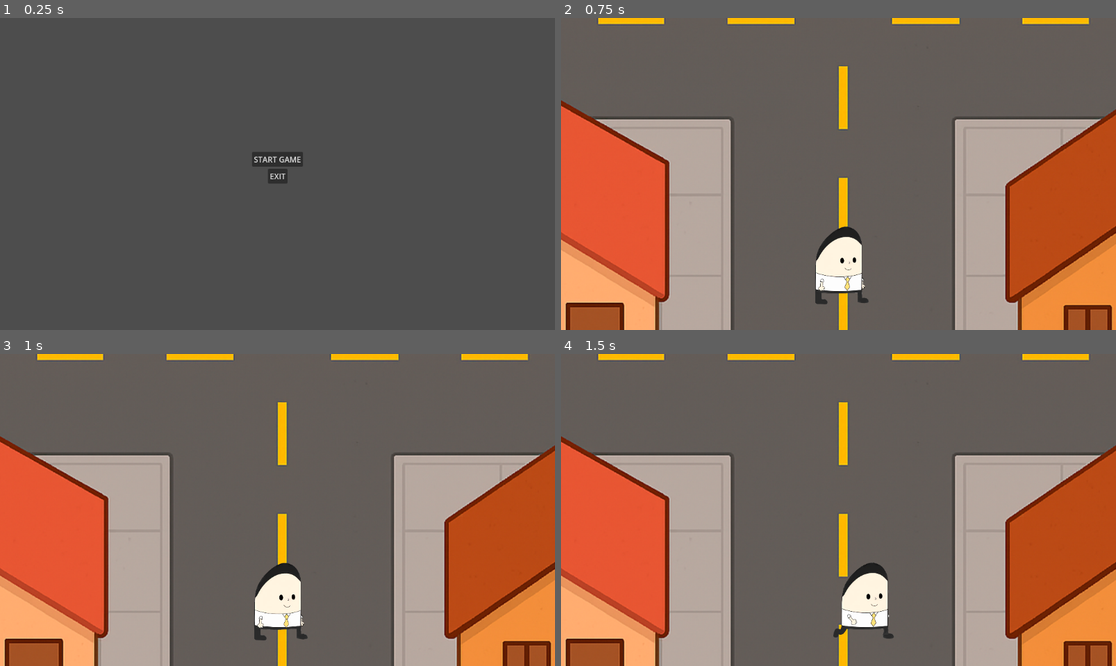
Above: before the commit, frames 1-4 (two rows, left to right).
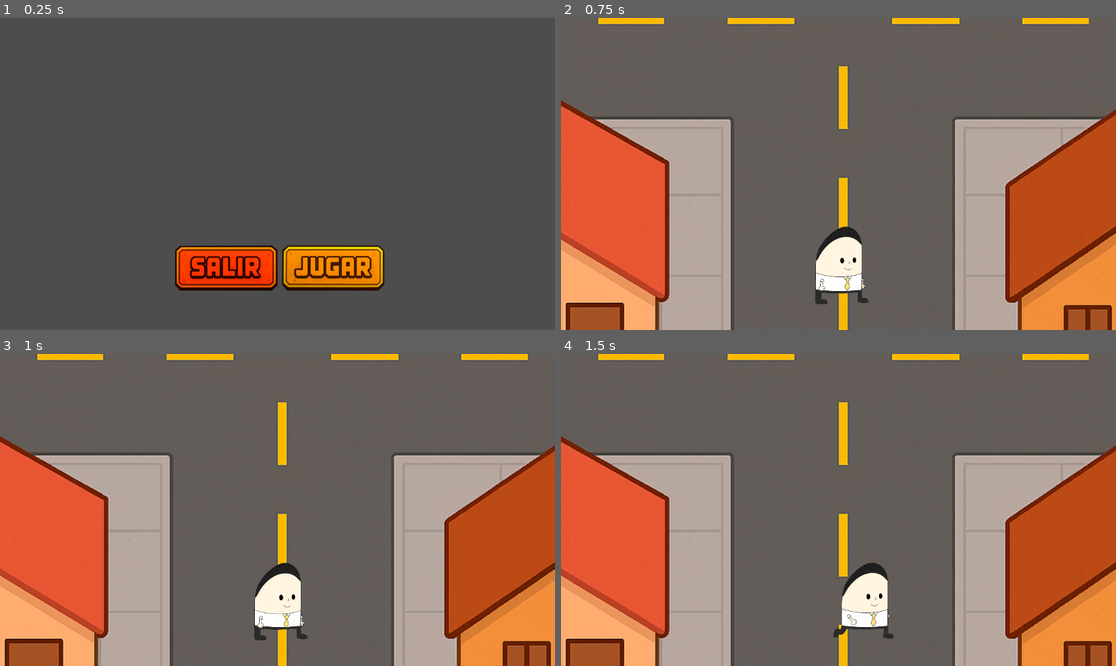
Above: after the commit, the same moments.

Repository: NicolasFMZ/Ascenso-Social-main
Game: Godot game, scene res://Scenes/menu.tscn
Two runs of this game, one before a commit and one after it. Both use one fixed random seed, a clock stepped at 60 frames per second and the inputs below. Video files are missing from this copy of the repository; at most half a second of black plays in their place.
Inputs (mouse positions are in pixels of both pictures, inside the frame that each line leads up to; where the layout moved, square brackets give the same spot in the first picture):
- Up to frame 1 (0.25 s): no input
- Up to frame 2 (0.75 s): click (894, 267) [838, 158] at 0.5 s
- Up to frame 3 (1 s): no input
- Up to frame 4 (1.5 s): tap Enter at 1.25 s; move the mouse to (960, 494) at 1.27 s; hold D (move_right) from 1.28 s (still down); click (960, 494) at 1.42 s

The runs differ from the first frame. In frame 1, 5.8% of the frame differs, in the area x 31-70%, y 42-88%; in frame 2, nothing differs; in frame 3, nothing differs; in frame 4, nothing differs.

Commit message:
Botones Menu

Diff:
--- a/Scenes/menu.tscn
+++ b/Scenes/menu.tscn
@@ -1,10 +1,12 @@
-[gd_scene load_steps=7 format=3 uid="uid://r7vt3766f7t1"]
+[gd_scene load_steps=9 format=3 uid="uid://r7vt3766f7t1"]
 
 [ext_resource type="PackedScene" uid="uid://o8ke8u2igsh0" path="res://Scenes/custom_button.tscn" id="1_1rerr"]
 [ext_resource type="Script" uid="uid://cyxfo6d66aje5" path="res://Script/menu.gd" id="1_xhh6f"]
-[ext_resource type="VideoStream" uid="uid://cjiv6t03shb2p" path="res://Assets/Sprite personaje/Ascenso-social1.ogv" id="3_cayip"]
+[ext_resource type="VideoStream" uid="uid://e1v8owugiadt" path="res://Assets/menujuego.ogv" id="2_wwsa2"]
 [ext_resource type="AudioStream" uid="uid://digtm4rm6w71j" path="res://Musica/Cancion menu.mp3" id="4_158mb"]
+[ext_resource type="Texture2D" uid="uid://cbibka7sk2613" path="res://Assets/Jugar.png" id="4_wbdvm"]
 [ext_resource type="Script" uid="uid://cu4yoycbej123" path="res://Script/music_player.gd" id="4_wwsa2"]
+[ext_resource type="Texture2D" uid="uid://be4swsjrx5fj7" path="res://Assets/Salir.png" id="5_q3rjx"]
 
 [sub_resource type="Theme" id="Theme_u4yt8"]
 MarginContainer/constants/margin_bottom = 10
@@ -31,37 +33,42 @@
 grow_vertical = 2
 size_flags_horizontal = 4
 size_flags_vertical = 6
-stream = ExtResource("3_cayip")
+stream = ExtResource("2_wwsa2")
 autoplay = true
 expand = true
 loop = true
 
 [node name="MarginContainer" type="MarginContainer" parent="."]
 layout_mode = 1
-anchors_preset = 8
+anchors_preset = 7
 anchor_left = 0.5
-anchor_top = 0.5
+anchor_top = 1.0
 anchor_right = 0.5
-anchor_bottom = 0.5
-offset_left = -79.0
-offset_top = -56.0
-offset_right = 80.0
-offset_bottom = 57.0
+anchor_bottom = 1.0
+offset_left = -221.0
+offset_top = -229.0
+offset_right = 795.0
+offset_bottom = 171.0
 grow_horizontal = 2
-grow_vertical = 2
+grow_vertical = 0
+scale = Vector2(0.501189, 0.501189)
 
-[node name="VBoxContainer" type="VBoxContainer" parent="MarginContainer"]
+[node name="VBoxContainer" type="HBoxContainer" parent="MarginContainer"]
 layout_mode = 2
+
+[node name="Exit" parent="MarginContainer/VBoxContainer" instance=ExtResource("1_1rerr")]
+layout_mode = 2
+size_flags_horizontal = 4
+text = ""
+icon = ExtResource("5_q3rjx")
+flat = true
 
 [node name="StartGame" parent="MarginContainer/VBoxContainer" instance=ExtResource("1_1rerr")]
 layout_mode = 2
 size_flags_horizontal = 4
-text = "START GAME"
-
-[node name="Exit" parent="MarginContainer/VBoxContainer" instance=ExtResource("1_1rerr")]
-layout_mode = 2
-size_flags_horizontal = 4
-text = "EXIT"
+text = ""
+icon = ExtResource("4_wbdvm")
+flat = true
 
 [node name="MusicPlayer" type="Node" parent="."]
 script = ExtResource("4_wwsa2")
Binary file added: Assets/Jugar.png
Not shown, added: Assets/Jugar.png.import
Binary file added: Assets/Salir.png
Not shown, added: Assets/Salir.png.import
Not shown, added: Assets/menujuego.ogv.uid
Not shown: 1 places in Scenes/menu.tscn that only renumber resources
Not shown, added: Assets/menujuego.ogv
